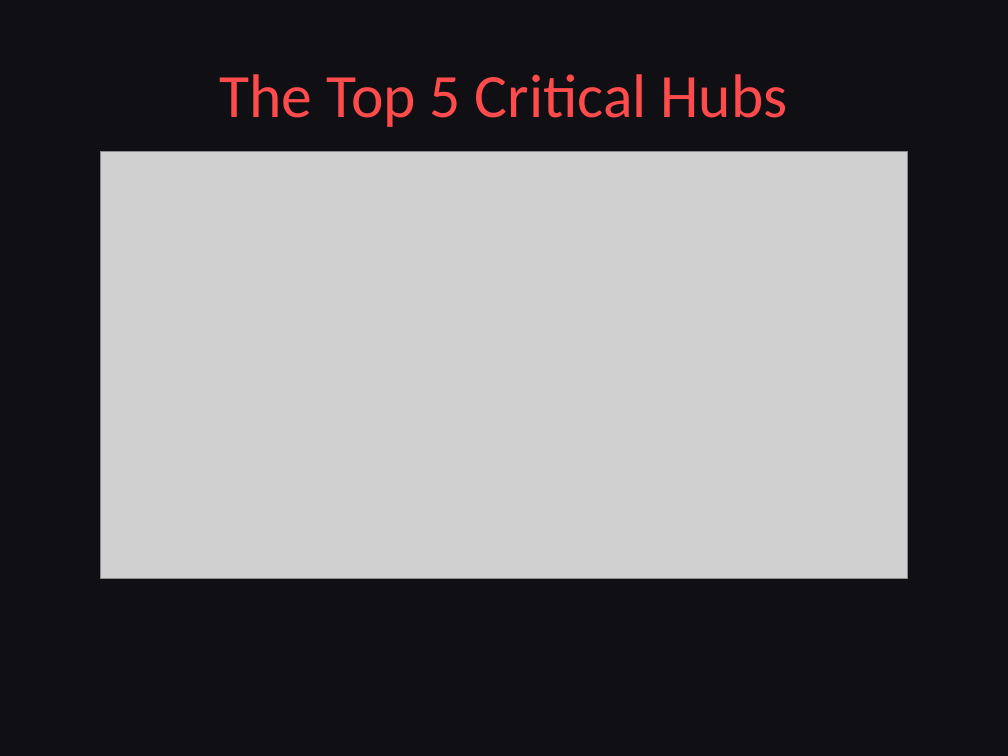
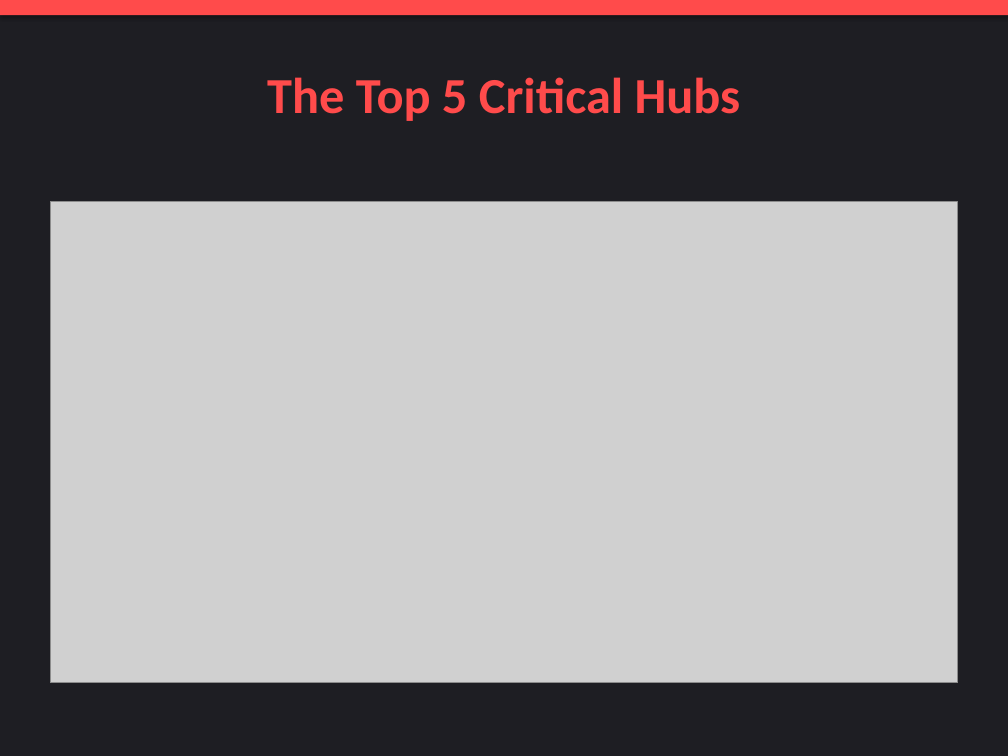
Before and after one commit to Shikhyy/Delhivery-Graph-Intelligence-System, a slide deck: slide 5 of Pitch_Deck.pptx. Drawn at 1008x756 pixels with LibreOffice and Linux fonts; fonts in the diff are those of the drawing; grey boxes stand for pictures. Boxes give left, top, right and bottom in pixels: in the first picture for what was removed or moved away, otherwise in the second. Text is boxed around its words. In the diff, an @@ line names an element or a change of style, - is before the commit and + after.

Commit message:
Update author to Shikhar Verma and improve PPTX styling

```diff
--- a/Pitch_Deck.pptx
+++ b/Pitch_Deck.pptx
@@ background #0F0F14 to #1E1E23 @@
@@ rectangle added at (0,0,1008,15), fill #FF4B4B @@
@@ title "The Top 5 Critical Hubs" at (267,77,741,121): size 44 to 36 pt, bold on @@
@@ picture: place and size @@
-picture at (101,151,907,579)
+picture at (50,202,958,682)
```
Also in this commit, not shown: 8 other slides changed, 2 other files.
